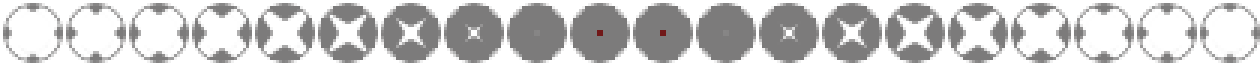
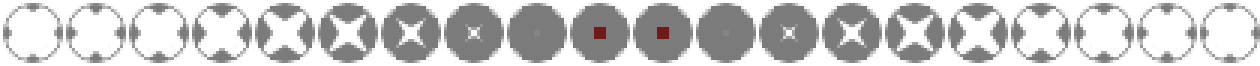
Layer changes from the first 1260px x 66px image to the second:
painted on "Camada 3 copiar 5" over (594, 27, 669, 39)
removed layer "Camada 3 copiar 5" (2nd of 2) over (594, 27, 606, 39)
removed layer "Triângulo 1 copiar 39" over (594, 27, 600, 39)
removed layer "Triângulo 1 copiar 38" over (594, 27, 606, 33)
removed layer "Triângulo 1 copiar 37" over (600, 27, 606, 39)
removed layer "Triângulo 1 copiar 36" over (594, 33, 606, 39)
removed layer "Camada 2 copiar 9" over (594, 27, 606, 39)
